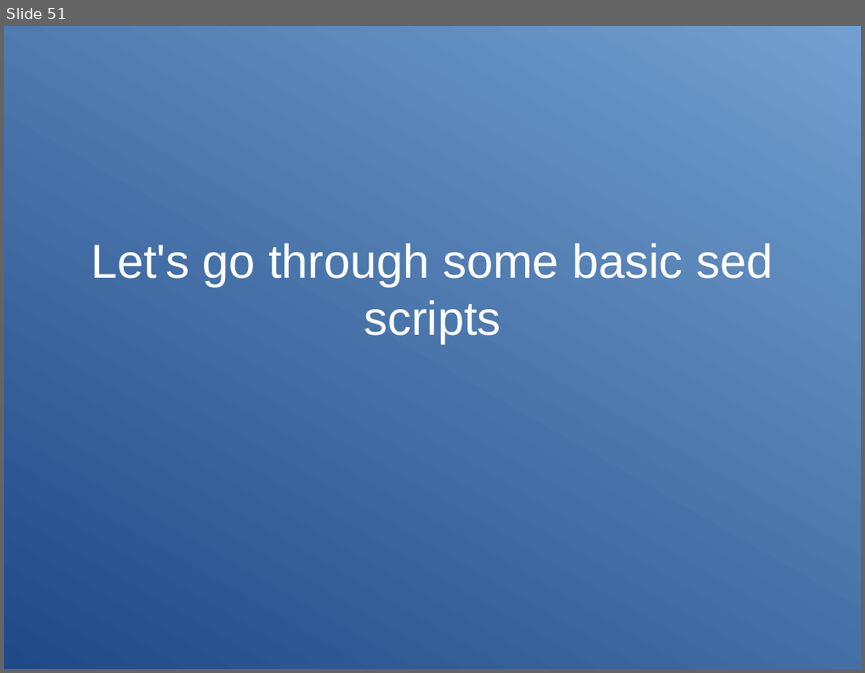
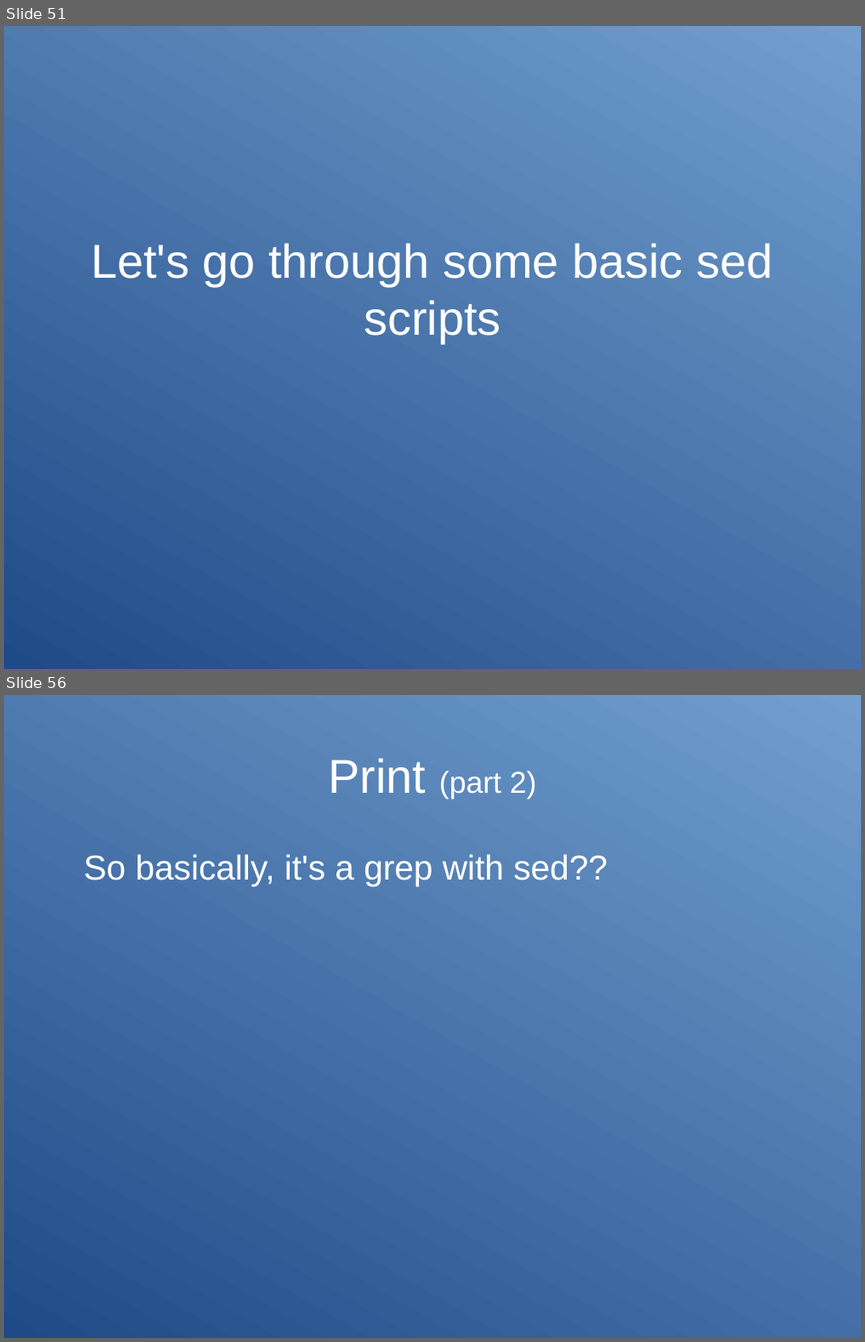
Before and after one commit to Clibre/An-introduction-to-bash, a slide deck: presentation.odp. Shown one above the other, each under a label of ours: slide 51 before the commit, slides 51 and 56 after it; the slides between them are not shown. The pictures are 865x673 and 865x1342 pixels, drawn with LibreOffice and Linux fonts; fonts in the diff are those of the drawing. Boxes give left, top, right and bottom in pixels: in the first picture for what was removed or moved away, otherwise in the second. Text is boxed around its words. In the diff, an @@ line names an element or a change of style, - is before the commit and + after.

```diff
--- a/presentation.odp
+++ b/presentation.odp
@@ slide 56 added at [4,695,861,1338], background gradient #204A87 to #729FCF @@
@@ title added at [328,758,537,799], 28 pt, text #FFFFFF @@
+Print (part 2)
@@ text added at [84,854,608,886], 32 pt, text #FFFFFF @@
+So basically, it's a grep with sed??
```
Also in this commit, not shown: 2 slides changed, 4 other slides added, 2 other files.
